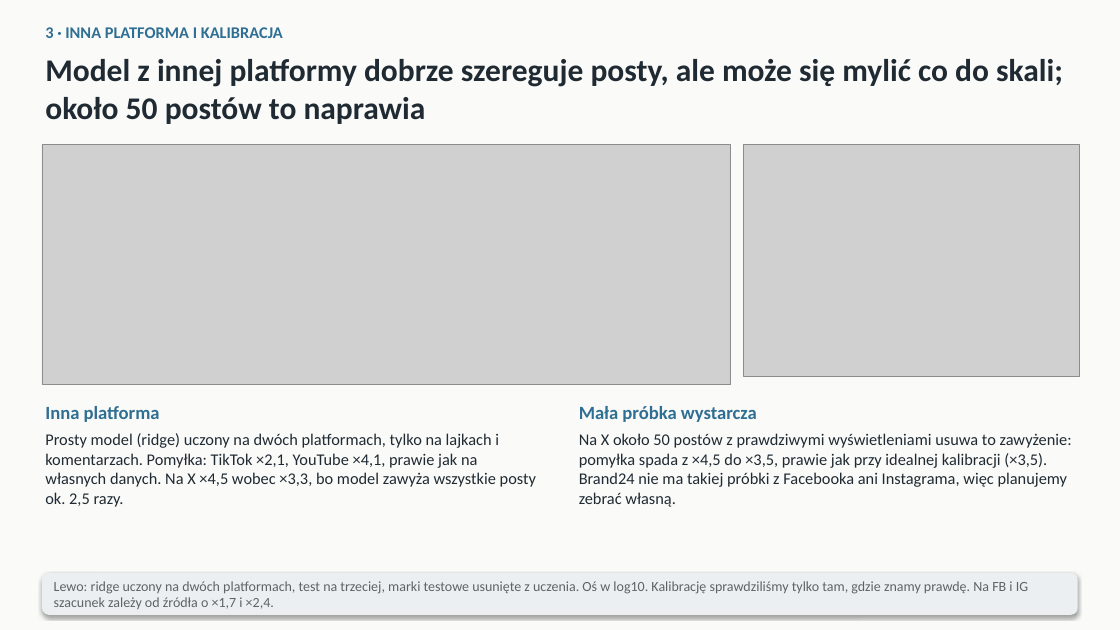
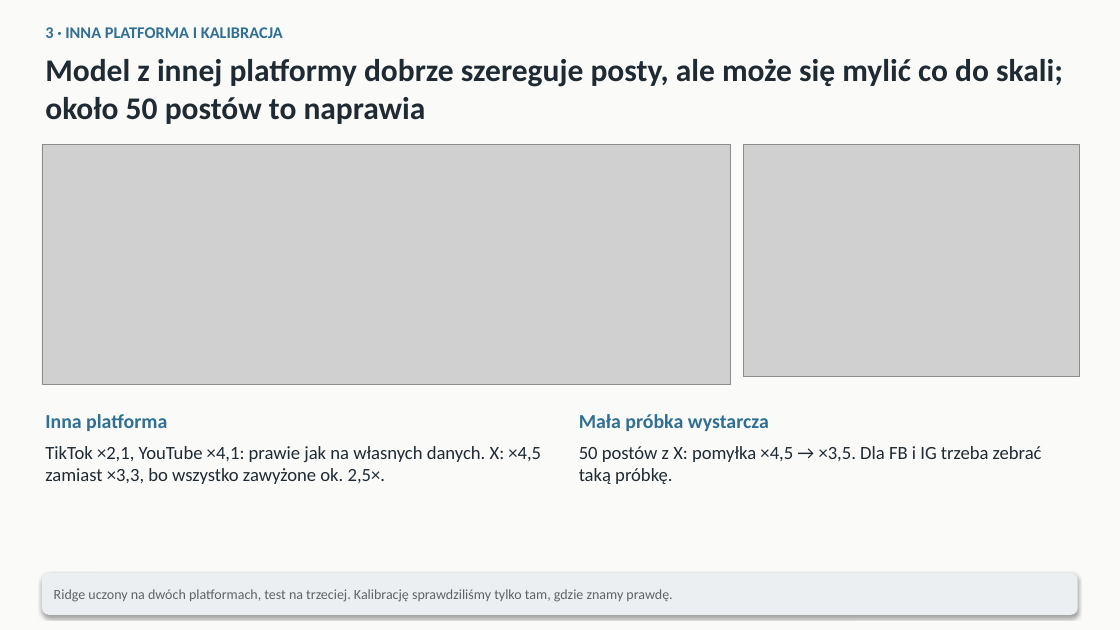
Before and after one commit to mikolaj-olesinski/Digital-Media-Analysis-PWR, a slide deck: slide 3 of pitchdeck/class_pl.pptx. Drawn at 1120x630 pixels with LibreOffice and Linux fonts; fonts in the diff are those of the drawing; grey boxes stand for pictures. Boxes give left, top, right and bottom in pixels: in the first picture for what was removed or moved away, otherwise in the second. Text is boxed around its words. In the diff, an @@ line names an element or a change of style, - is before the commit and + after.

```diff
--- a/pitchdeck/class_pl.pptx
+++ b/pitchdeck/class_pl.pptx
@@ text "Inna platforma": place and size @@
-text "Inna platforma" at [45, 406, 160, 422]
+text "Inna platforma" at [45, 414, 167, 431]
@@ text "Inna platforma" at [45, 414, 167, 431]: size 16 to 17 pt @@
@@ text "Mała próbka wystarcza": place and size @@
-text "Mała próbka wystarcza" at [579, 406, 757, 422]
+text "Mała próbka wystarcza" at [579, 414, 769, 431]
@@ text "Mała próbka wystarcza" at [579, 414, 769, 431]: size 16 to 17 pt @@
@@ text at [45, 446, 541, 484]: text changed; size 14 to 16 pt @@
-Prosty model (ridge) uczony na dwóch platformach, tylko na lajkach i komentarzach. Pomyłka: TikTok ×2,1, YouTube ×4,1, prawie jak na własnych danych. Na X ×4,5 wobec ×3,3, bo model zawyża wszystkie posty ok. 2,5 razy.
+TikTok ×2,1, YouTube ×4,1: prawie jak na własnych danych. X: ×4,5 zamiast ×3,3, bo wszystko zawyżone ok. 2,5×.
@@ text at [579, 446, 1042, 484]: text changed; size 14 to 16 pt @@
-Na X około 50 postów z prawdziwymi wyświetleniami usuwa to zawyżenie: pomyłka spada z ×4,5 do ×3,5, prawie jak przy idealnej kalibracji (×3,5). Brand24 nie ma takiej próbki z Facebooka ani Instagrama, więc planujemy zebrać własną.
+50 postów z X: pomyłka ×4,5 → ×3,5. Dla FB i IG trzeba zebrać taką próbkę.
@@ text at [54, 589, 672, 602]: text changed @@
-Lewo: ridge uczony na dwóch platformach, test na trzeciej, marki testowe usunięte z uczenia. Oś w log10. Kalibrację sprawdziliśmy tylko tam, gdzie znamy prawdę. Na FB i IG szacunek zależy od źródła o ×1,7 i ×2,4.
+Ridge uczony na dwóch platformach, test na trzeciej. Kalibrację sprawdziliśmy tylko tam, gdzie znamy prawdę.
```
Also in this commit, not shown: 4 other slides changed, 16 other files.
